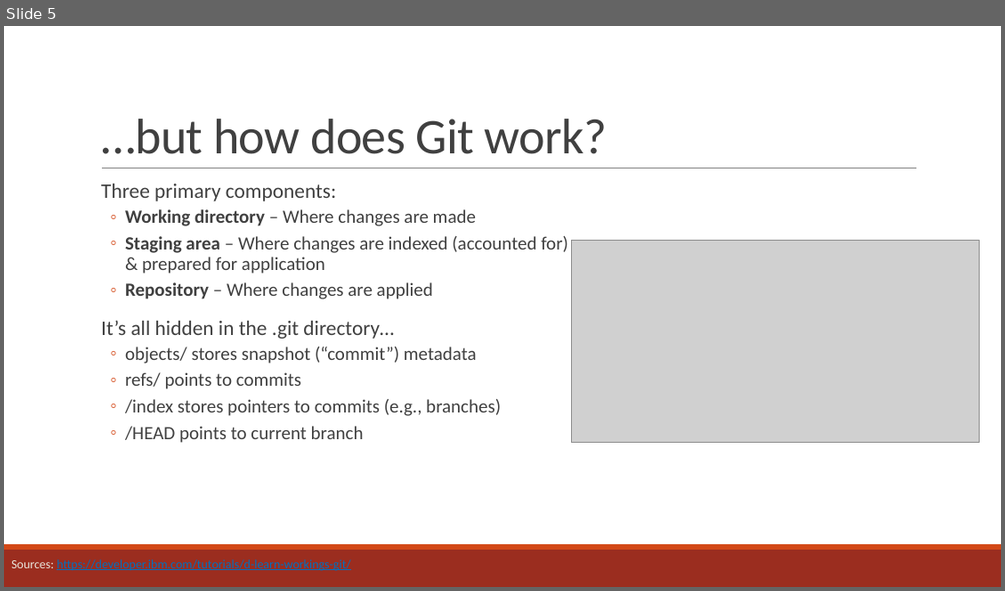
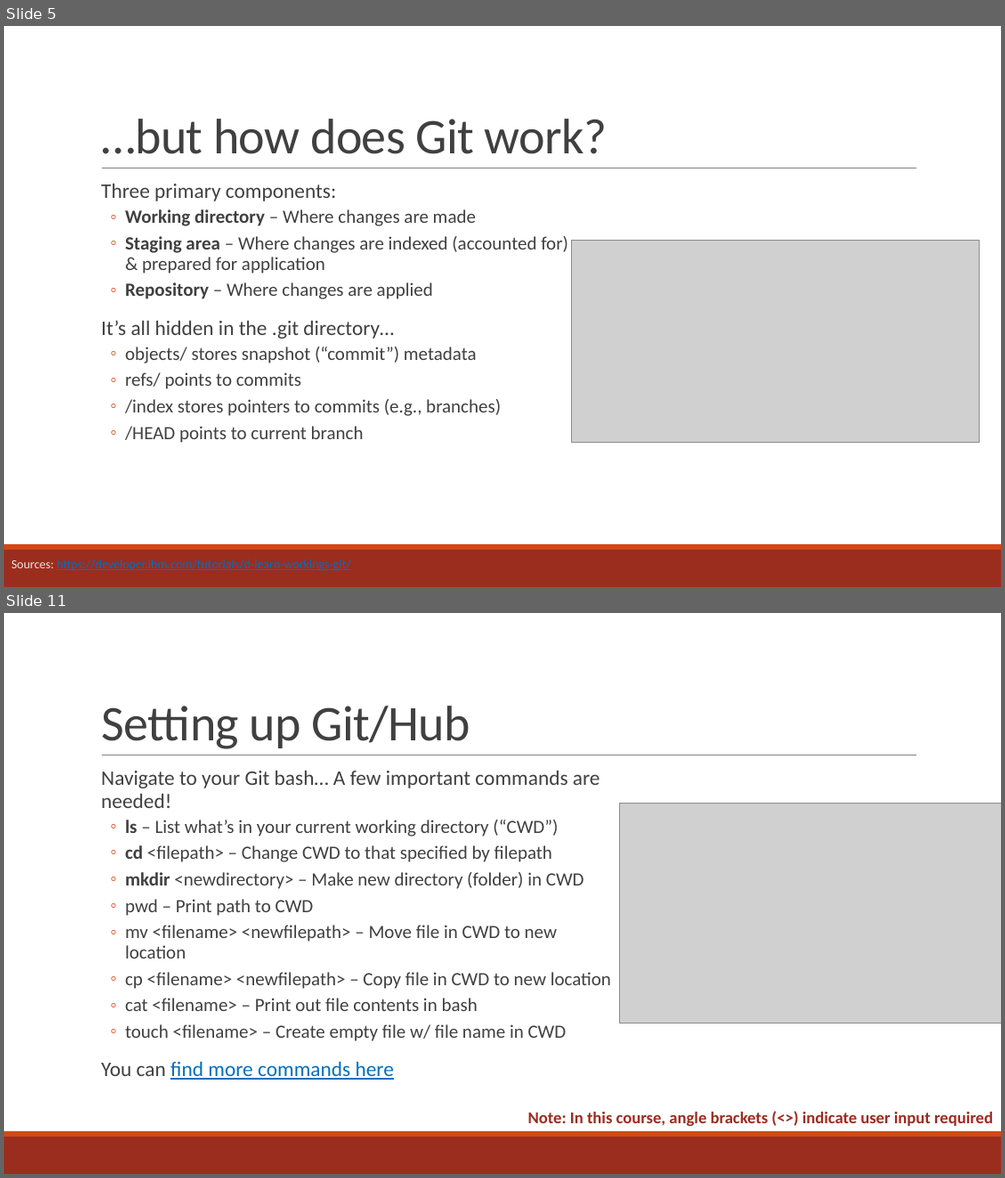
Before and after one commit to curtispmartin/Education, a slide deck: Working/2_VersionControl/2_VersionControl.pptx. Shown one above the other, each under a label of ours: slide 5 before the commit, slides 5 and 11 after it; the slides between them are not shown. The pictures are 1005x591 and 1005x1178 pixels, drawn with LibreOffice and Linux fonts; fonts in the diff are those of the drawing; grey boxes stand for pictures. Boxes give left, top, right and bottom in pixels: in the first picture for what was removed or moved away, otherwise in the second. Text is boxed around its words. In the diff, an @@ line names an element or a change of style, - is before the commit and + after.

```diff
--- a/Working/2_VersionControl/2_VersionControl.pptx
+++ b/Working/2_VersionControl/2_VersionControl.pptx
@@ slide 11 added at bbox=[4, 613, 1001, 1174], background #FFFFFF; not listed: 3 template elements that a slide beside it also shows @@
@@ title added at bbox=[101, 706, 470, 749], 48 pt, text #404040 @@
+Setting up Git/Hub
@@ text added at bbox=[101, 771, 611, 1079], 18 pt, text #404040 @@
+  Navigate to your Git bash… A few important commands are needed!
+  ◦ ls – List what’s in your current working directory (“CWD”)
+  ◦ cd <filepath> – Change CWD to that specified by filepath
+  ◦ mkdir <newdirectory> – Make new directory (folder) in CWD
+  ◦ pwd – Print path to CWD
+  ◦ mv <filename> <newfilepath> – Move file in CWD to new location
+  ◦ cp <filename> <newfilepath> – Copy file in CWD to new location
+  ◦ cat <filename> – Print out file contents in bash
+  ◦ touch <filename> – Create empty file w/ file name in CWD
+  You can find more commands here
@@ picture added at bbox=[619, 803, 1001, 1022] @@
@@ text added at bbox=[528, 1111, 993, 1126], 16 pt, text #9B2D1F, bold @@
+Note: In this course, angle brackets (<>) indicate user input required
```
Also in this commit, not shown: 3 slides changed, 6 other slides added, 1 slide removed, 1 other file.
